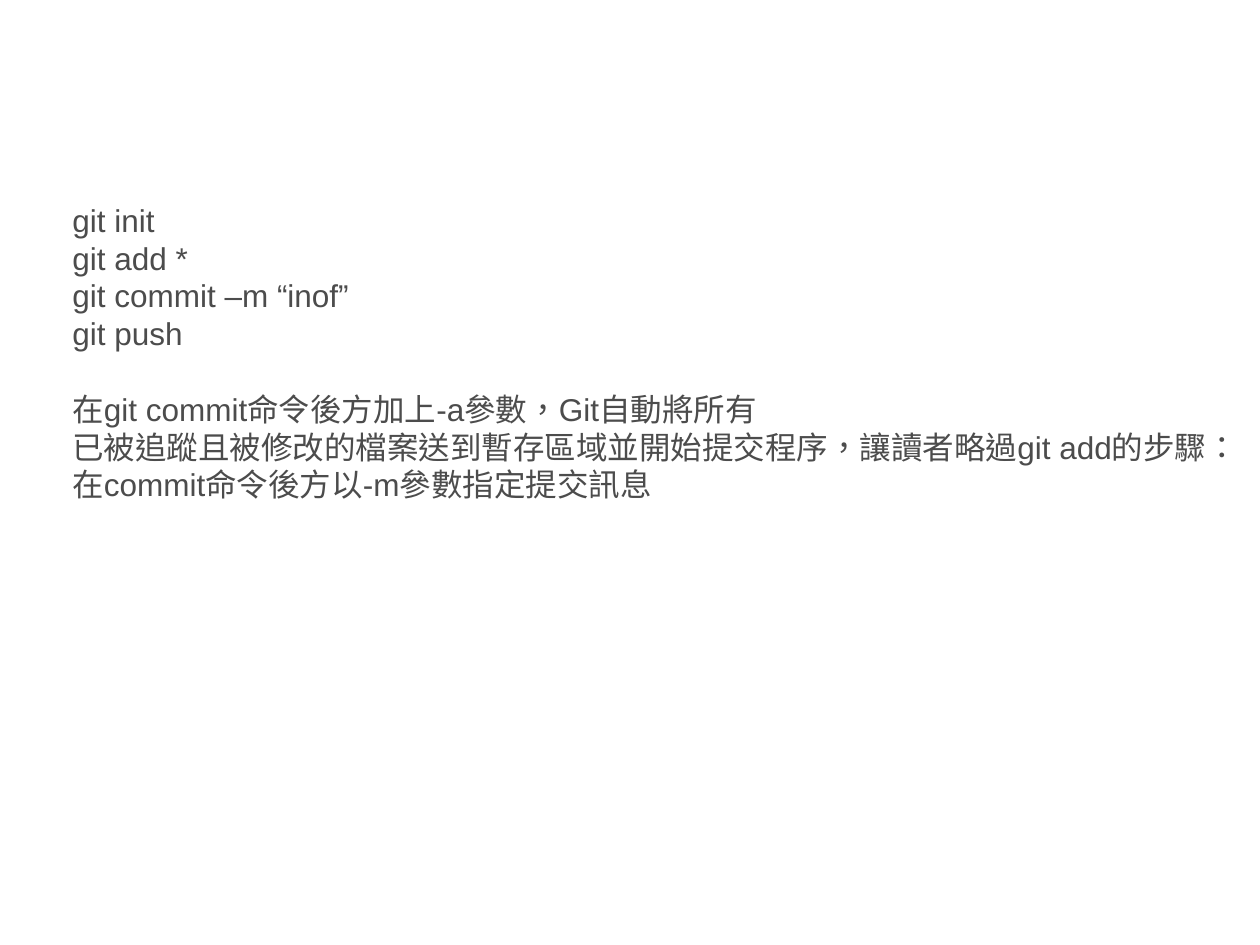
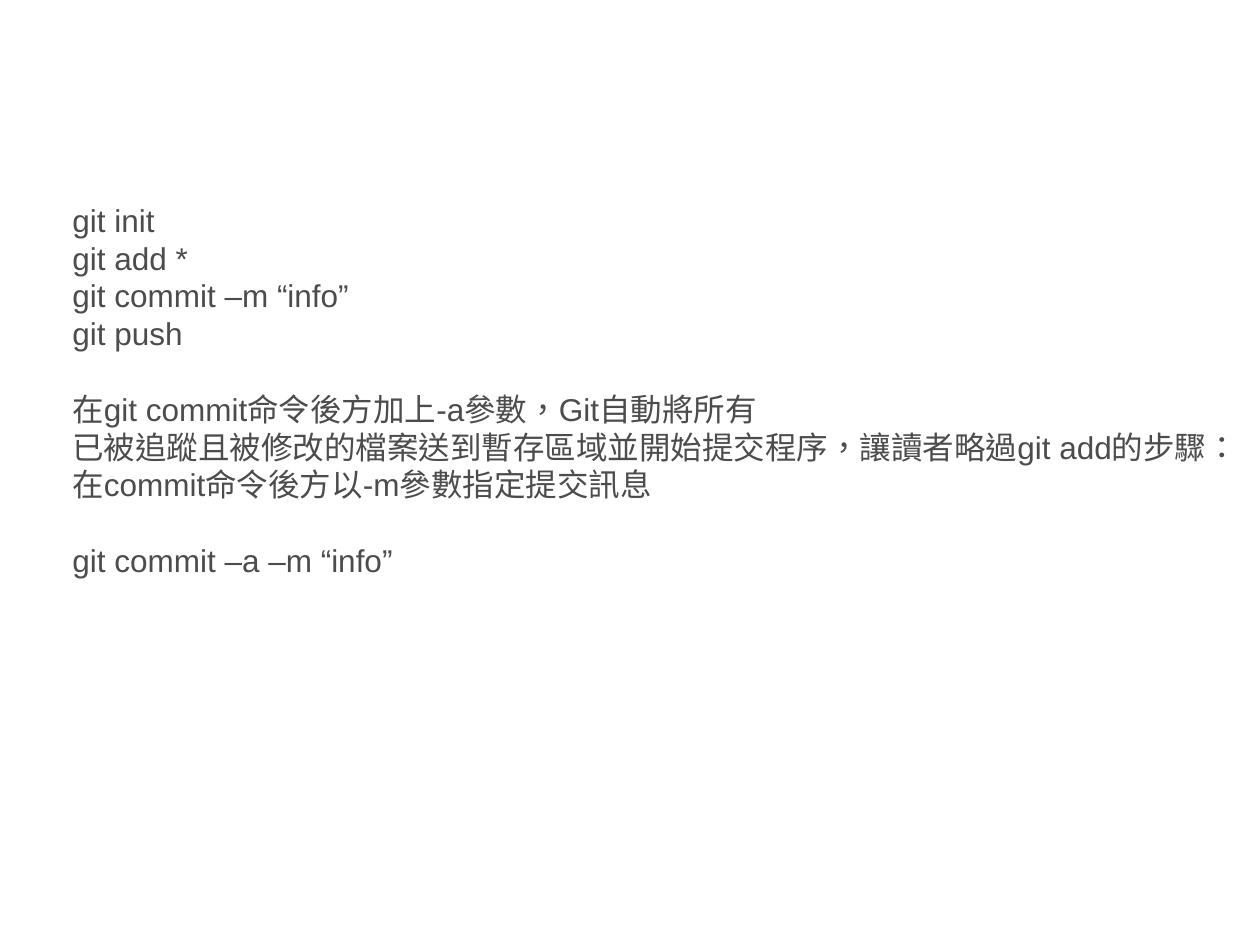
Before and after one commit to rai1872/xsync, a slide deck: slide 14 of 版本控制.pptx. Drawn at 1260x945 pixels with LibreOffice and Linux fonts; fonts in the diff are those of the drawing. Boxes give left, top, right and bottom in pixels: in the first picture for what was removed or moved away, otherwise in the second. Text is boxed around its words. In the diff, an @@ line names an element or a change of style, - is before the commit and + after.

Commit message:
info

```diff
--- a/版本控制.pptx
+++ b/版本控制.pptx
@@ text at box(72, 284, 349, 313): text changed @@
-git commit –m “inof”
+git commit –m “info”
@@ text at box(72, 549, 393, 578): paragraph added @@
+git commit –a –m “info”
```
